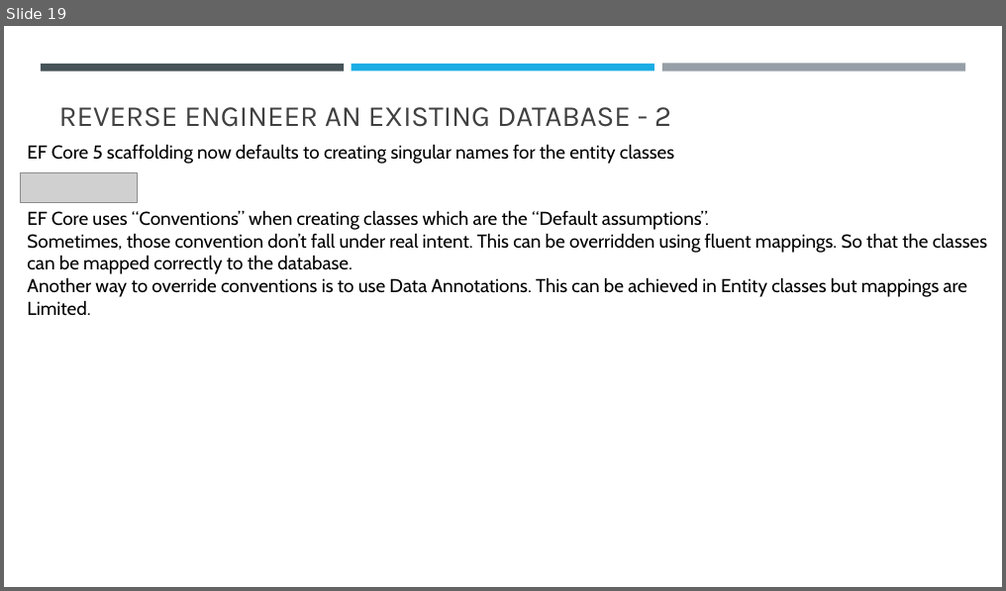
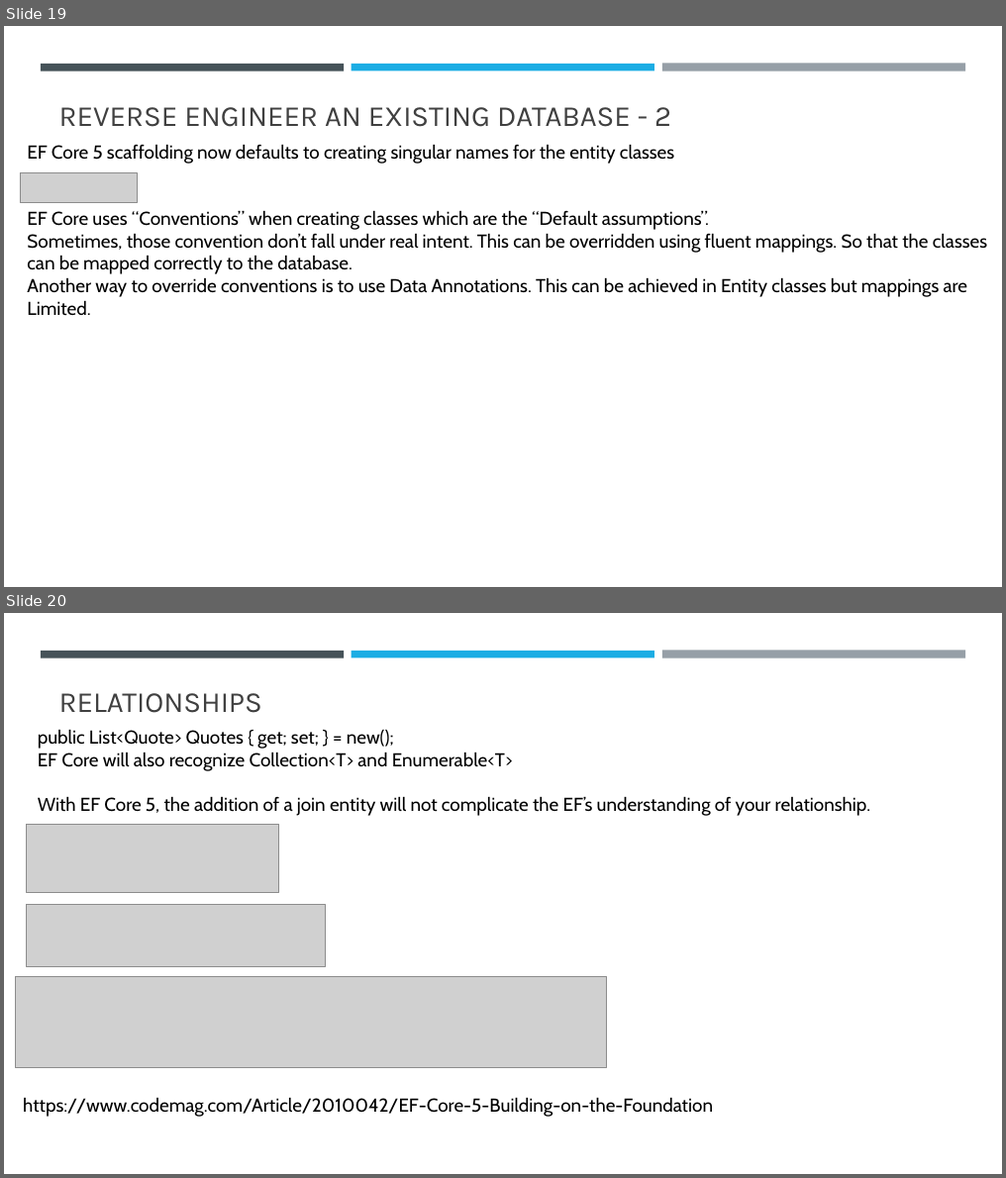
Before and after one commit to sansindia85/AzurePostgreSQL, a slide deck: Presentation/AzurePostgreSQl.pptx. Shown one above the other, each under a label of ours: slide 19 before the commit, slides 19 and 20 after it. The pictures are 1006x591 and 1006x1178 pixels, drawn with LibreOffice and Linux fonts; fonts in the diff are those of the drawing; grey boxes stand for pictures. Boxes give left, top, right and bottom in pixels: in the first picture for what was removed or moved away, otherwise in the second. Text is boxed around its words. In the diff, an @@ line names an element or a change of style, - is before the commit and + after.

Commit message:
Defining relationahips in your model (One to One, One to Many, Many to Many).

```diff
--- a/Presentation/AzurePostgreSQl.pptx
+++ b/Presentation/AzurePostgreSQl.pptx
@@ slide 20 added at (x1=4, y1=613, x2=1002, y2=1174), background #FFFFFF; not listed: 3 template elements that a slide beside it also shows @@
@@ title added at (x1=59, y1=693, x2=262, y2=713), 28 pt, text #404040 @@
+RELATIONSHIPS
@@ text added at (x1=38, y1=729, x2=871, y2=816), 18 pt, text #000000 @@
+public List<Quote> Quotes { get; set; } = new();
+EF Core will also recognize Collection<T> and Enumerable<T>
+With EF Core 5, the addition of a join entity will not complicate the EF’s understanding of your relationship.
@@ picture added at (x1=27, y1=825, x2=279, y2=893) @@
@@ picture added at (x1=27, y1=905, x2=326, y2=967) @@
@@ picture added at (x1=16, y1=977, x2=607, y2=1068) @@
@@ text added at (x1=23, y1=1097, x2=713, y2=1117), 18 pt, text #000000 @@
+https://www.codemag.com/Article/2010042/EF-Core-5-Building-on-the-Foundation
```
Also in this commit, not shown: 4 other slides added, 30 other files.
